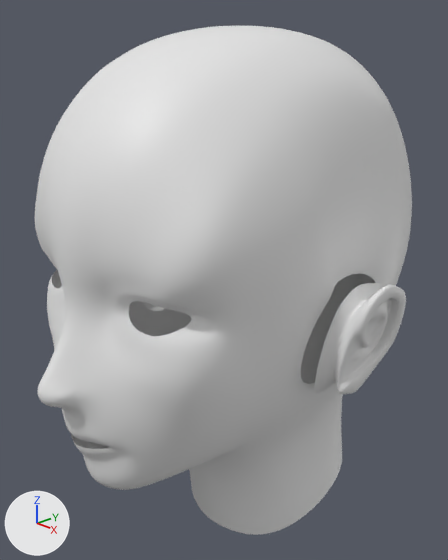
The Blender file Warrior Character.blend, before and after one commit.
One viewpoint serves both versions: a camera (50 mm lens) standing at (0.179, -0.177, 1.33) and looking at (-0.002, -0.007, 1.239). The lights are fixed; the arrows at lower left show +X, +Y and +Z.

In view in the first picture: 'Ear', 'Head'.
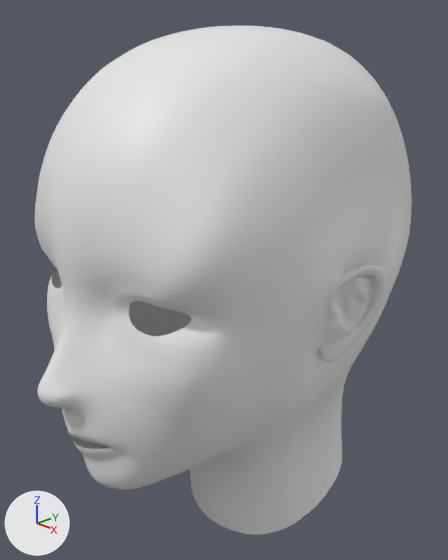
Patch to the scene script:
```diff
--- a/Warrior Character.blend.py
+++ b/Warrior Character.blend.py
@@ me_plane @@
 # used by ob_head; location = (0.0, 0.0, 0.0)
-me_plane.from_pydata(...)  # 336 vertices, 293 faces; spans x 0.0..0.059, y -0.097..0.078, z 1.12..1.34
+me_plane.from_pydata(...)  # 488 vertices, 448 faces; spans x -0.001..0.063, y -0.097..0.078, z 1.12..1.34
+# me_plane part 1
+# 1 vertex is removed from x 0.05, y 0.003, z 1.209
+# 5 faces are deleted
+# 4 vertices in x 0.046..0.056, y -0.008..0.033, z 1.196..1.267 move by (-0.001, 0.0, 0.0)
+# 16 vertices move from x 0.047..0.059, y -0.021..0.033, z 1.209..1.264 to x 0.047..0.057, y -0.015..0.033, z 1.211..1.265
+# 153 vertices are added at x 0.031..0.063, y -0.011..0.019, z 1.128..1.258
+# 160 new faces join them
@@ ob_ear @@
-ob_ear = bpy.data.objects.new('Ear', me_plane_001)
-ob_ear.location = (-0.0002, 0.0001, -0.068)
-ob_ear.scale = (1.06, 1.06, 1.06)
-_m = ob_ear.modifiers.new('Subdivision', 'SUBSURF')
-_m.levels = 2
-_m = ob_ear.modifiers.new('Mirror', 'MIRROR')
```

Location of each change, [x1, y1, x2, y2] in pixels of the pictures (448 x 560 px):
'Ear', deleted: before [142, 283, 406, 394]
part 1 of me_plane, built on: before [129, 170, 412, 523]; after [129, 170, 412, 525]
